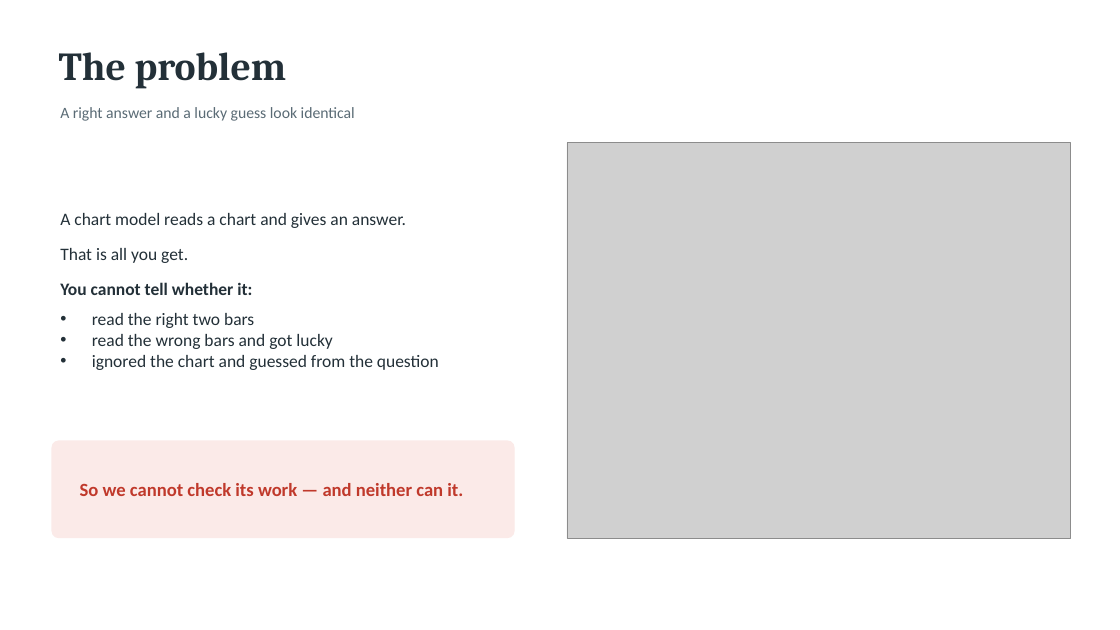
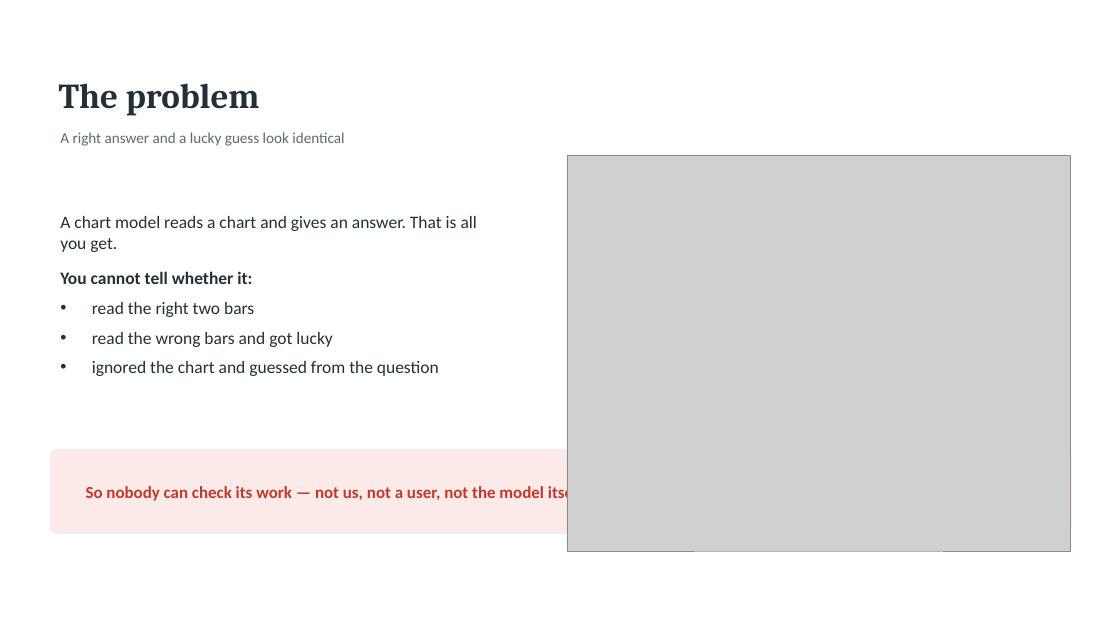
Before and after one commit to Ahmed-Elghazaly/chartqa-dual-target, a slide deck: slide 2 of presentation/ChartQA-Week1.pptx. Drawn at 1120x630 pixels with LibreOffice and Linux fonts; fonts in the diff are those of the drawing; grey boxes stand for pictures. Boxes give left, top, right and bottom in pixels: in the first picture for what was removed or moved away, otherwise in the second. Text is boxed around its words. In the diff, an @@ line names an element or a change of style, - is before the commit and + after.

```diff
--- a/presentation/ChartQA-Week1.pptx
+++ b/presentation/ChartQA-Week1.pptx
@@ text "The problem": place and size @@
-text "The problem" at <box>59,52,287,89</box>
+text "The problem" at <box>59,83,260,116</box>
@@ text "The problem" at <box>59,83,260,116</box>: size 34 to 30 pt @@
@@ text "A right answer and a ...": place and size @@
-text "A right answer and a ..." at <box>60,107,355,121</box>
+text "A right answer and a ..." at <box>60,132,344,146</box>
@@ text "A right answer and a ..." at <box>60,132,344,146</box>: size 13.5 to 13 pt @@
@@ picture: place and size @@
-picture at <box>567,143,1071,539</box>
+picture at <box>567,155,1071,551</box>
@@ text at <box>60,216,477,252</box>: text changed @@
-A chart model reads a chart and gives an answer.
-That is all you get.
+A chart model reads a chart and gives an answer. That is all you get.
@@ text at <box>92,302,439,376</box>: more space between paragraphs @@
@@ rounded rectangle: place and size @@
-rounded rectangle at <box>52,441,514,538</box>
+rounded rectangle at <box>50,450,1071,534</box>
@@ rounded rectangle at <box>50,450,1071,534</box>: proportions changed @@
@@ text at <box>86,484,586,503</box>: text changed; size 16 to 14.5 pt @@
-So we cannot check its work — and neither can it.
+So nobody can check its work — not us, not a user, not the model itself.
```
Also in this commit, not shown: 4 other slides changed, 15 slides added, 5 slides removed, 2 other files.
